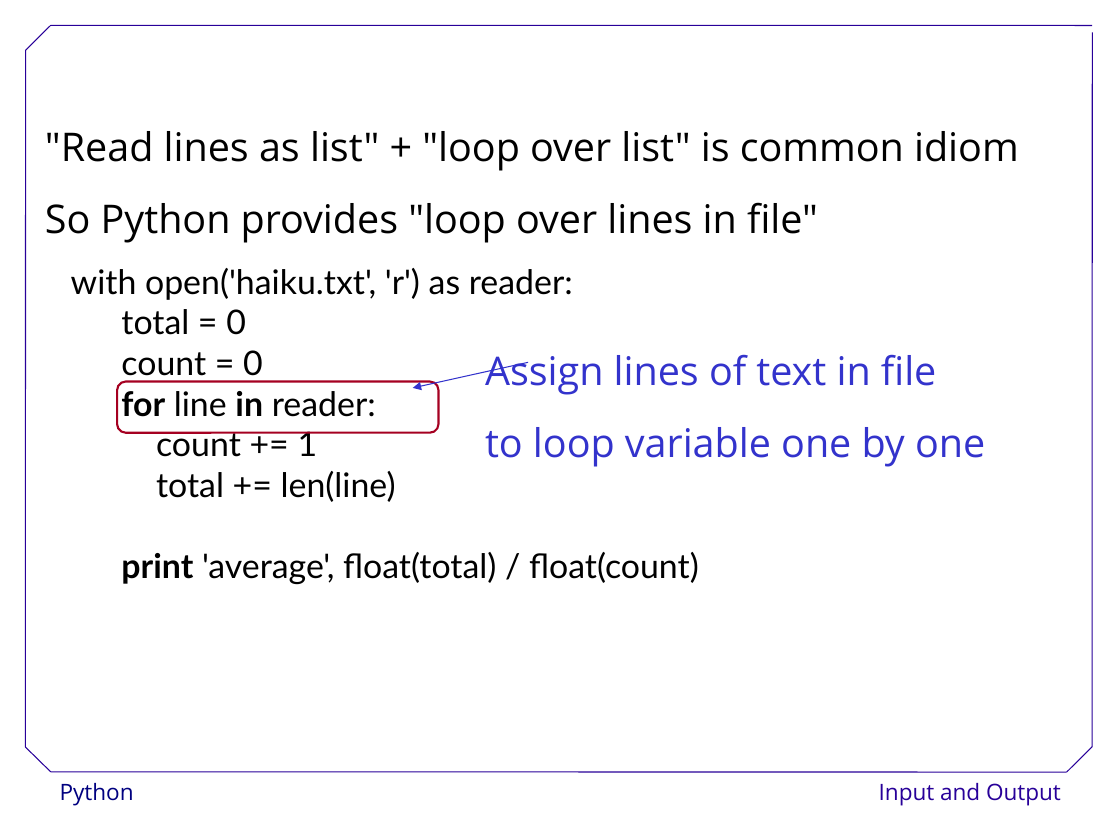
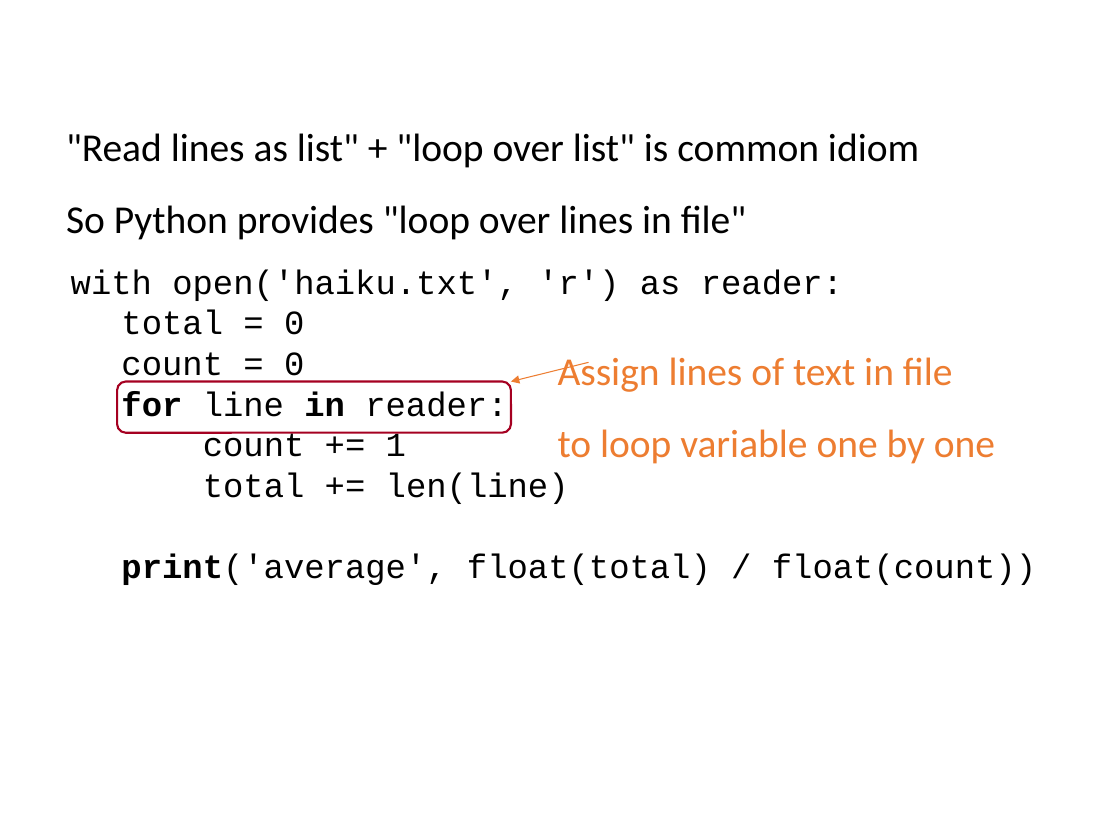
Before and after one commit to ncasuk/ncas-isc, a slide deck: slide 49 of python/presentations/learning_python/11_io.ppt. Drawn at 1120x840 pixels with LibreOffice and Linux fonts; fonts in the diff are those of the drawing; background and template pictures are left out. Boxes give left, top, right and bottom in pixels: in the first picture for what was removed or moved away, otherwise in the second. Text is boxed around its words. In the diff, an @@ line names an element or a change of style, - is before the commit and + after.

Commit message:
Updated and checked learning_python_11

```diff
--- a/python/presentations/learning_python/11_io.ppt
+++ b/python/presentations/learning_python/11_io.ppt
@@ text ""Read lines as list" + ...": place and size @@
-text ""Read lines as list" + ..." at (45, 131, 1019, 243)
+text ""Read lines as list" + ..." at (66, 133, 919, 240)
@@ text ""Read lines as list" + ..." at (66, 133, 919, 240): font Open Sans to Calibri @@
@@ text at (71, 269, 843, 504): font Lato to Courier New in "with open('haiku.txt', 'r') as reader:", "total = 0", "count = 0", "for line in reader:" and 2 more places @@
@@ text "Assign lines of text in ...": place and size @@
-text "Assign lines of text in ..." at (485, 354, 985, 467)
+text "Assign lines of text in ..." at (558, 357, 995, 464)
@@ text "Assign lines of text in ..." at (558, 357, 995, 464): font Open Sans to Calibri, text colour #3333CC to #ED7D31 @@
@@ rounded rectangle: place and size @@
-rounded rectangle at (117, 382, 438, 433)
+rounded rectangle at (117, 382, 511, 433)
@@ arrow moved from (528, 363) - (413, 388) to (588, 363) - (511, 382) @@
@@ arrow (588, 363) - (511, 382): stroke #3333CC 0.74 pt to #ED7D31 0.74 pt @@
@@ text at (121, 553, 1036, 585): text changed; font Lato to Courier New @@
-  print 'average', float(total) / float(count)
+  print('average', float(total) / float(count))
@@ group removed at (25, 25, 1093, 772): 7 lines @@
@@ text removed at (60, 783, 134, 806) @@
-Python
@@ text removed at (879, 783, 1061, 806) @@
-Input and Output
```
Also in this commit, not shown: 60 other slides changed.
